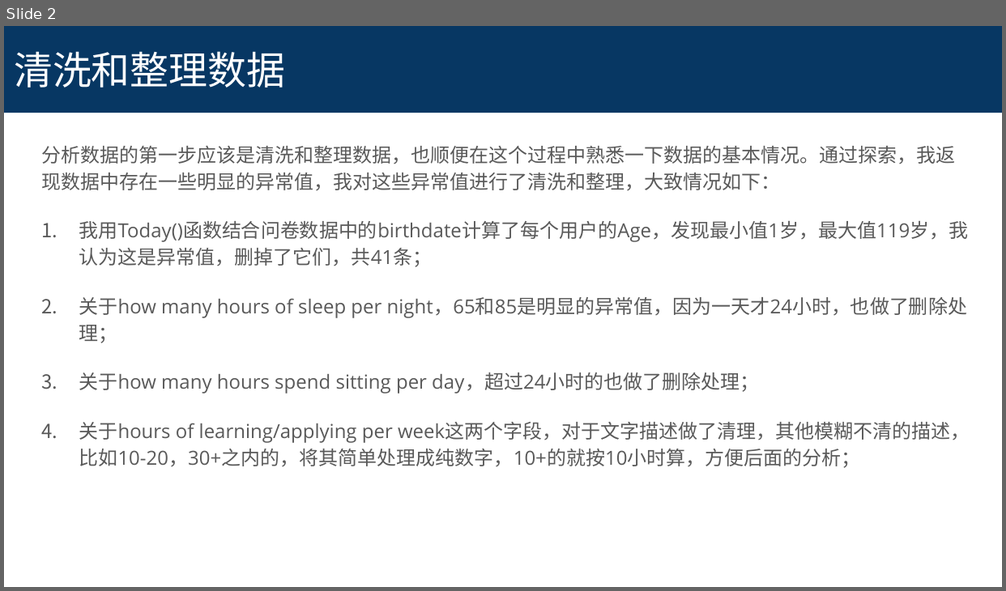
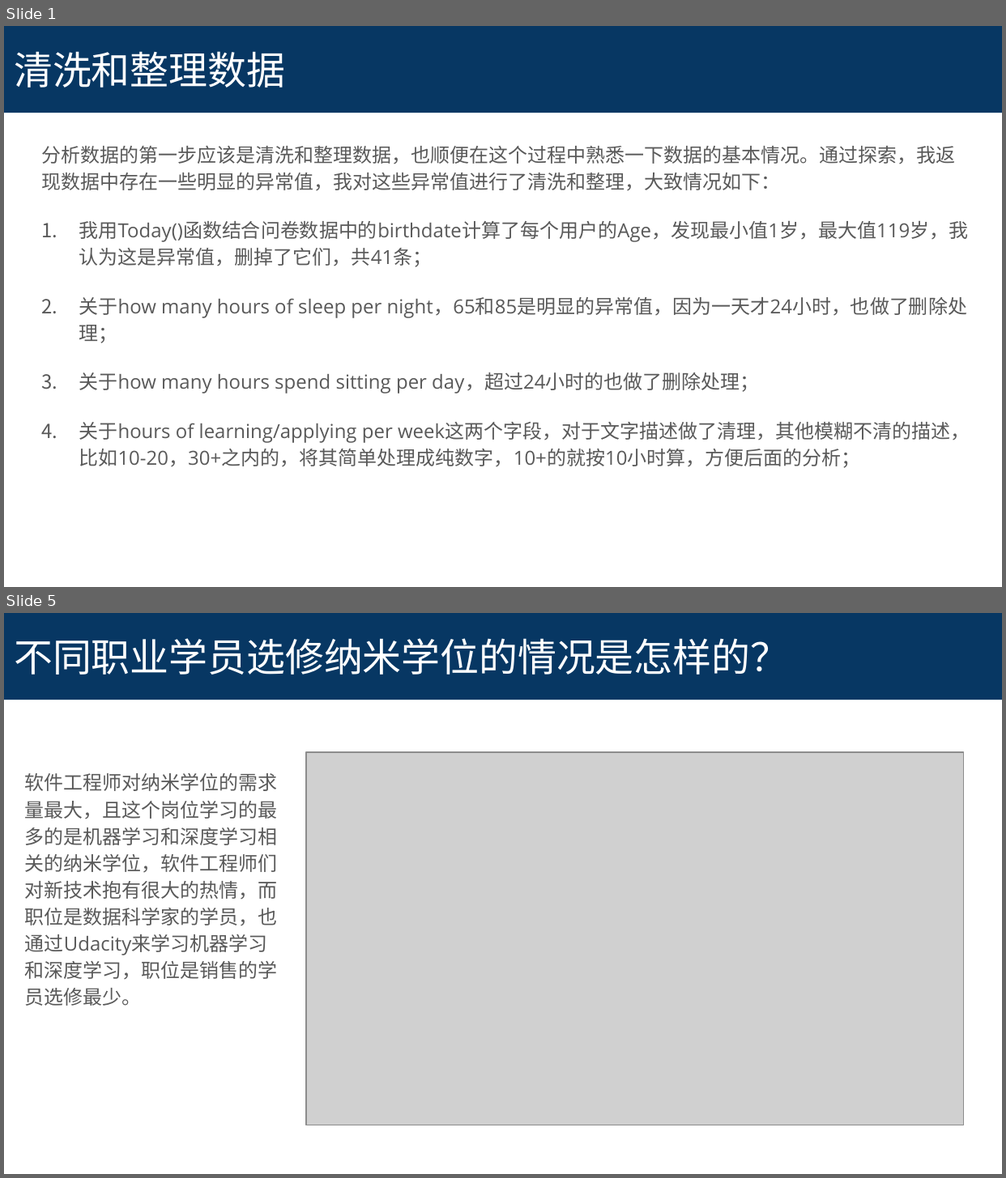
Before and after one commit to leesper/become-business-analyst, a slide deck: P2_AnalyzeSurveyData/survey-project-submission-template.pptx. Shown one above the other, each under a label of ours: slide 2 before the commit, slides 1 and 5 after it; the slides between them are not shown. The pictures are 1006x591 and 1006x1178 pixels, drawn with LibreOffice and Linux fonts; fonts in the diff are those of the drawing; grey boxes stand for pictures. Boxes give left, top, right and bottom in pixels: in the first picture for what was removed or moved away, otherwise in the second. Text is boxed around its words. In the diff, an @@ line names an element or a change of style, - is before the commit and + after.

```diff
--- a/P2_AnalyzeSurveyData/survey-project-submission-template.pptx
+++ b/P2_AnalyzeSurveyData/survey-project-submission-template.pptx
@@ slide 5 added at box(4, 613, 1002, 1174), background #FFFFFF @@
@@ title added at box(4, 613, 1002, 700), fill #073763, 28 pt, text #FFFFFF @@
+不同职业学员选修纳米学位的情况是怎样的？
@@ text added at box(15, 758, 296, 1124), fill #FFFFFF, outline #FFFFFF 0.75 pt, 14 pt, text #595959 @@
+软件工程师对纳米学位的需求量最大，且这个岗位学习的最多的是机器学习和深度学习相关的纳米学位，软件工程师们对新技术抱有很大的热情，而职位是数据科学家的学员，也通过Udacity来学习机器学习和深度学习，职位是销售的学员选修最少。
@@ picture added at box(306, 752, 964, 1126) @@
@@ what was slide 2 is now slide 1 @@
```
Also in this commit, not shown: 4 slides changed, 2 slides removed, 2 other files.
